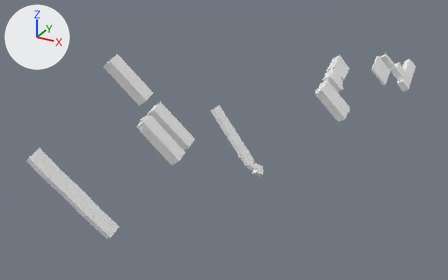
Two versions of the glTF model foss4g-2025/public/premade-output/tileset/buildings/data/RC3.glb, one commit apart.
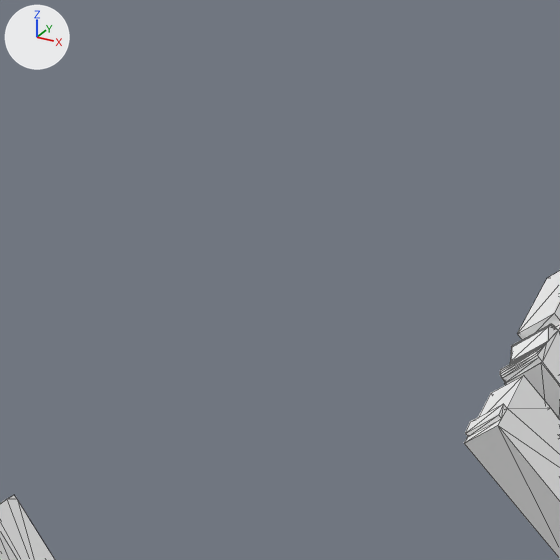
There are two pictures of each version: one whole from a 50 mm lens placed at (-5088679.0, 465377.0, -3802808.0), pointed at (-5089344.0, 466586.0, -3803412.0), one close up on the part from 48% to 75% of the width and 0% to 43% of the height. Lighting does not change. The marker at upper left points along +X, +Y and +Z. The close-ups show mesh edges as thin lines. Where no turn or scale is listed for an object, it has been applied to the vertices. Vertices at the same position are counted once.

In view in the first close-up: 'node'.
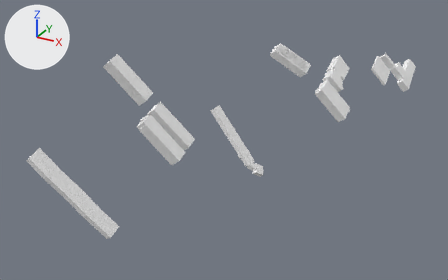
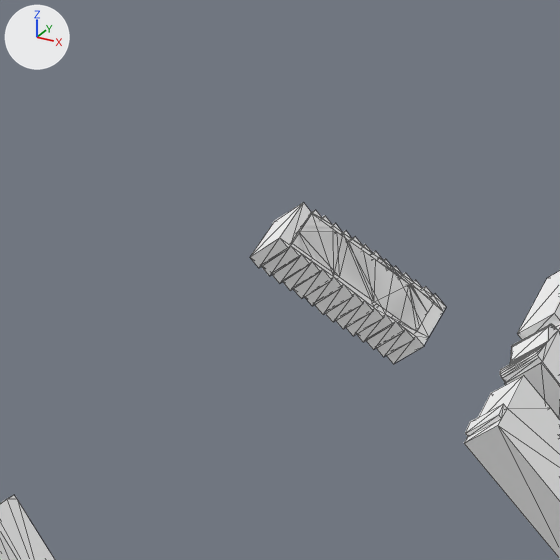
Boxes [x1, y1, x2, y2] around the edits, measured in the close-ups (560 x 560 px):
'node', reshaped
    before: [0, 270, 560, 560]
    after: [0, 203, 560, 560]
part 1 of me_mesh_0, added
    after: [250, 203, 446, 364]
part 2 of me_mesh_0, added
    after: [290, 213, 434, 332]

The edits, one by one:
me_mesh_0 is used by ob_node; location (-5089311.5, 466818.9, -3803206.5).
me_mesh_0 had 450 vertices, 864 faces and spanned x -105.0..248.0, y -831.0..600.0, z -252.0..80.0.
me_mesh_0 now has 634 vertices, 1224 faces and spans x -105.0..248.0, y -831.0..600.0, z -252.0..80.0.
me_mesh_0 part 1: a new loose piece of 116 vertices spanning x 6.0..85.0, y -79.0..31.0, z -95.0..-4.0, in mat_color_material.
me_mesh_0 part 2: a new loose piece of 68 vertices spanning x 13.0..80.0, y -72.0..22.0, z -86.0..-9.0, in mat_color_material.
